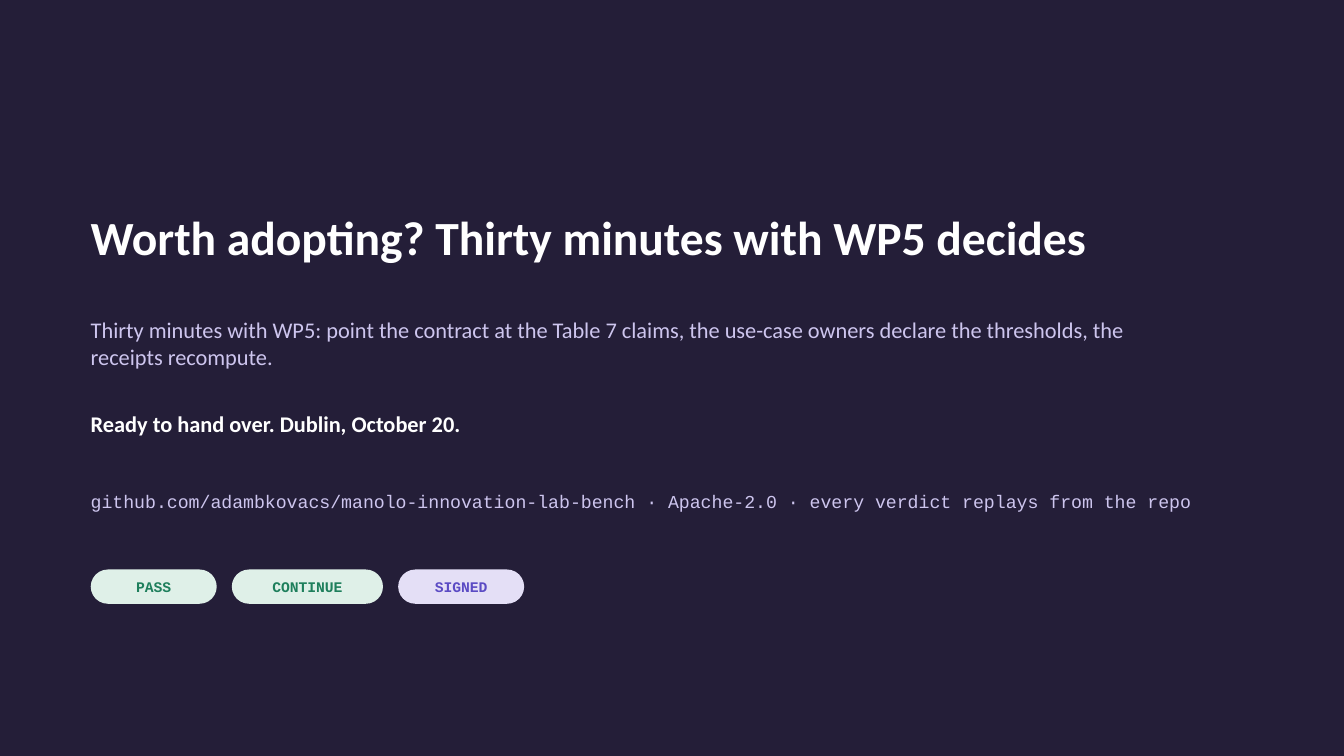
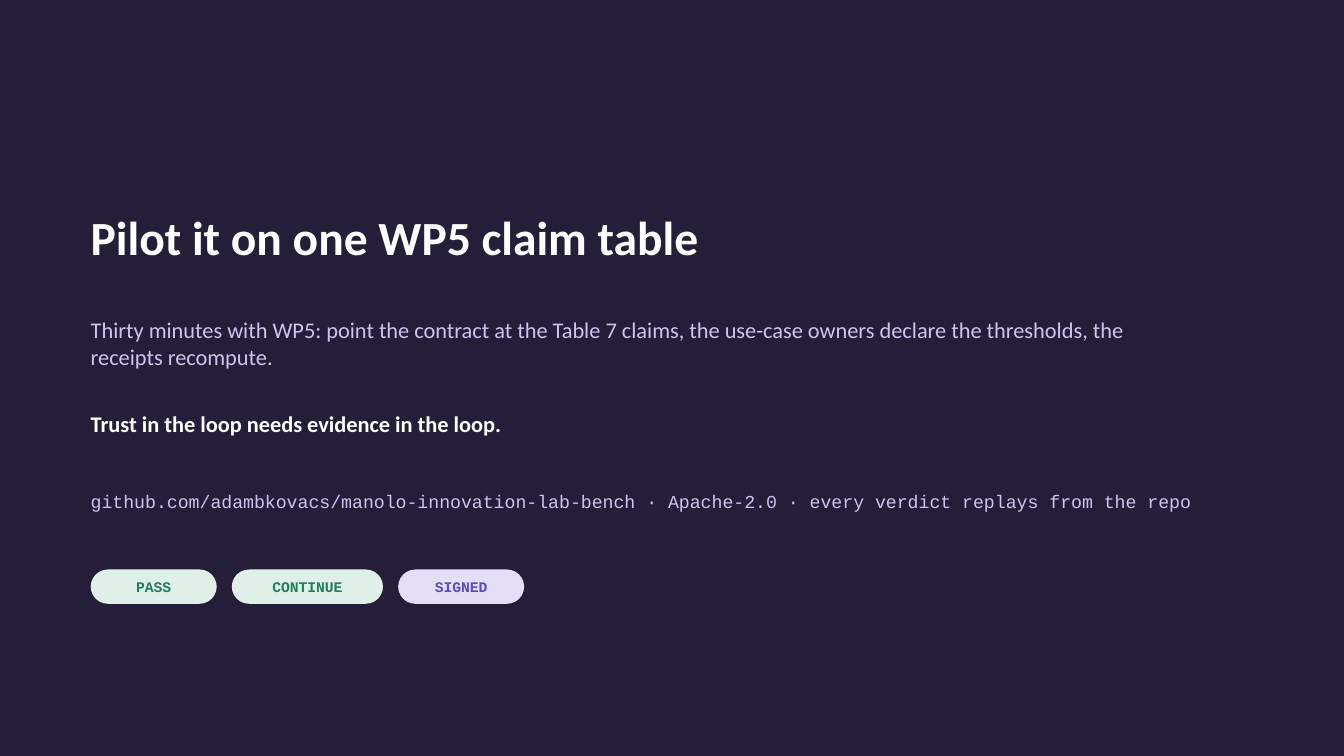
Before and after one commit to adambkovacs/manolo-innovation-lab-bench, a slide deck: slide 8 of presentation.pptx. Drawn at 1344x756 pixels with LibreOffice and Linux fonts; fonts in the diff are those of the drawing. Boxes give left, top, right and bottom in pixels: in the first picture for what was removed or moved away, otherwise in the second. Text is boxed around its words. In the diff, an @@ line names an element or a change of style, - is before the commit and + after.

```diff
--- a/presentation.pptx
+++ b/presentation.pptx
@@ text at bbox=[91, 221, 699, 256]: text changed @@
-Worth adopting? Thirty minutes with WP5 decides
+Pilot it on one WP5 claim table
@@ text at bbox=[91, 416, 501, 436]: text changed @@
-Ready to hand over. Dublin, October 20.
+Trust in the loop needs evidence in the loop.
```
Also in this commit, not shown: 2 other slides changed, 10 other files.
